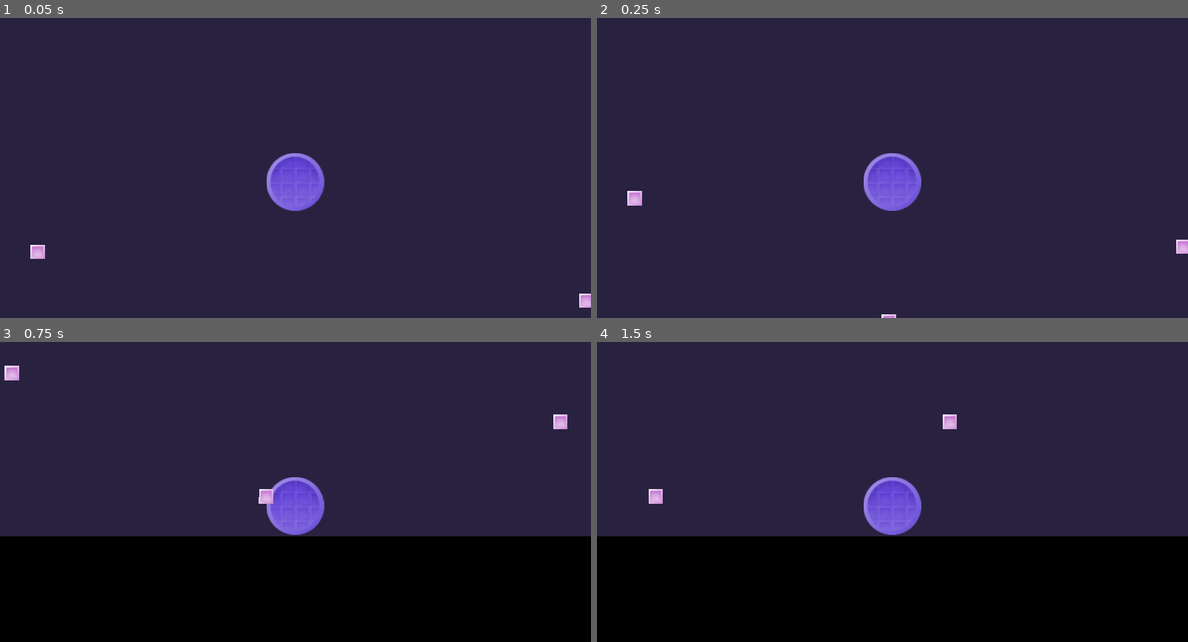
Above: before the commit, frames 1-4 (two rows, left to right).
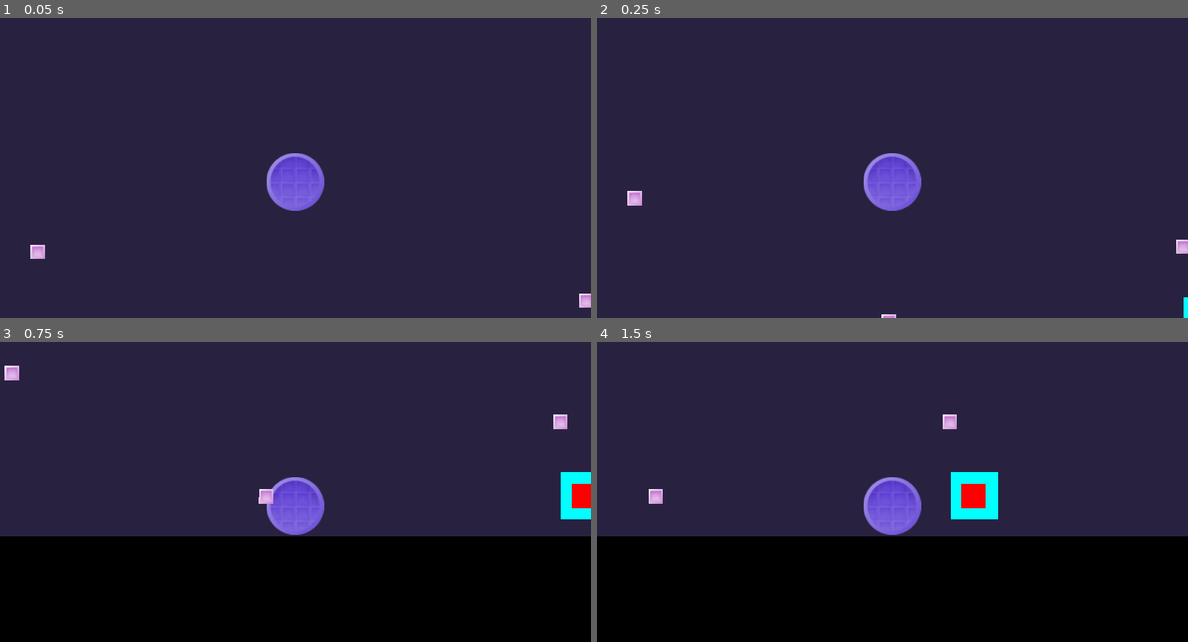
Above: after the commit, the same moments.

Repository: KaratePikachu/JamfestFall2024
Game: Godot game, scene res://Level/test_open_world.tscn
The game is run twice, just before and just after one commit, with the same random seed, the same clock (stepped at 60 frames per second) and the same inputs.
Inputs:
- Up to frame 1 (0.05 s): no input
- Up to frame 2 (0.25 s): no input
- Up to frame 3 (0.75 s): hold D (move_right) from 0.53 s (still down); tap E (interact) at 0.6 s
- Up to frame 4 (1.5 s): keep holding D (move_right); tap Space (jump) at 0.77 s; tap 5 (equip_drone) at 1.35 s

Frame 1 is identical in both runs. In frame 2, less than 0.1% of the frame differs, in the area x 99-100%, y 93-100%; in frame 3, 0.8%; in frame 4, 1.3%, in the area x 59-68%, y 43-60%.

Commit message:
Switch button code

Diff:
--- /dev/null
+++ b/Interactable/Switch/switch.gd
@@ -0,0 +1,20 @@
+extends Interactable
+
+@export var color : Color = Color(0,0,0)
+@export var status : bool = false
+
+@onready var offNode = get_node("Switch").get_child(0)
+@onready var onNode = get_node("Switch").get_child(1)
+
+func _on_ready():
+	$Switch.color = color
+	print("UISH THIS")
+
+func interact():
+	if(status):
+		offNode.visible = true
+		onNode.visible = false
+	else:
+		offNode.visible = false
+		onNode.visible = true
+	status = !status
--- /dev/null
+++ b/Interactable/Switch/switch.tscn
@@ -0,0 +1,33 @@
+[gd_scene load_steps=3 format=3 uid="uid://bmvu0eqsw4qql"]
+
+[ext_resource type="PackedScene" uid="uid://u4ayn3q3dre" path="res://Interactable/interactable.tscn" id="1_ek0vl"]
+[ext_resource type="Script" path="res://Interactable/Switch/switch.gd" id="2_7vxng"]
+
+[node name="Switch" instance=ExtResource("1_ek0vl")]
+script = ExtResource("2_7vxng")
+color = Color(0, 0, 0, 1)
+status = false
+
+[node name="Switch" type="ColorRect" parent="." index="2"]
+offset_left = -37.0
+offset_top = -36.0
+offset_right = 40.0
+offset_bottom = 40.0
+color = Color(0, 1, 1, 1)
+
+[node name="Off" type="ColorRect" parent="Switch" index="0"]
+layout_mode = 0
+offset_left = 17.0
+offset_top = 19.0
+offset_right = 57.0
+offset_bottom = 59.0
+color = Color(1, 0, 0, 1)
+
+[node name="On" type="ColorRect" parent="Switch" index="1"]
+visible = false
+layout_mode = 0
+offset_left = 16.0
+offset_top = 18.0
+offset_right = 56.0
+offset_bottom = 58.0
+color = Color(0, 1, 0, 1)
--- a/Interactable/interactable.tscn
+++ b/Interactable/interactable.tscn
@@ -5,7 +5,7 @@
 
 [sub_resource type="CircleShape2D" id="CircleShape2D_jwq1a"]
 
-[node name="Interactable" type="Area2D"]
+[node name="Switch" type="Area2D"]
 collision_layer = 4
 collision_mask = 2
 script = ExtResource("1_mwdno")
--- a/Level/test_open_world.tscn
+++ b/Level/test_open_world.tscn
@@ -1,8 +1,9 @@
-[gd_scene load_steps=5 format=3 uid="uid://bubey2aaxawy6"]
+[gd_scene load_steps=6 format=3 uid="uid://d1kjkl2jsqa1j"]
 
 [ext_resource type="PackedScene" uid="uid://u5vlmp8hm4ku" path="res://Player/player.tscn" id="1_svam2"]
 [ext_resource type="PackedScene" uid="uid://b68p8jegitusu" path="res://Enviorment/death_square.tscn" id="2_sh6tp"]
 [ext_resource type="Texture2D" uid="uid://cxl5cvsgyxcoe" path="res://Level/TestLevel/princess.png" id="2_wrlyu"]
+[ext_resource type="PackedScene" uid="uid://bmvu0eqsw4qql" path="res://Interactable/Switch/switch.tscn" id="4_2pa1x"]
 
 [sub_resource type="RectangleShape2D" id="RectangleShape2D_jw1re"]
 size = Vector2(1527.41, 382.014)
@@ -68,3 +69,8 @@
 position = Vector2(1993, 508)
 scale = Vector2(1.465, 1.465)
 texture = ExtResource("2_wrlyu")
+
+[node name="Switch" parent="." instance=ExtResource("4_2pa1x")]
+position = Vector2(993, 529)
+color = Color(0, 0, 0, 1)
+status = false
